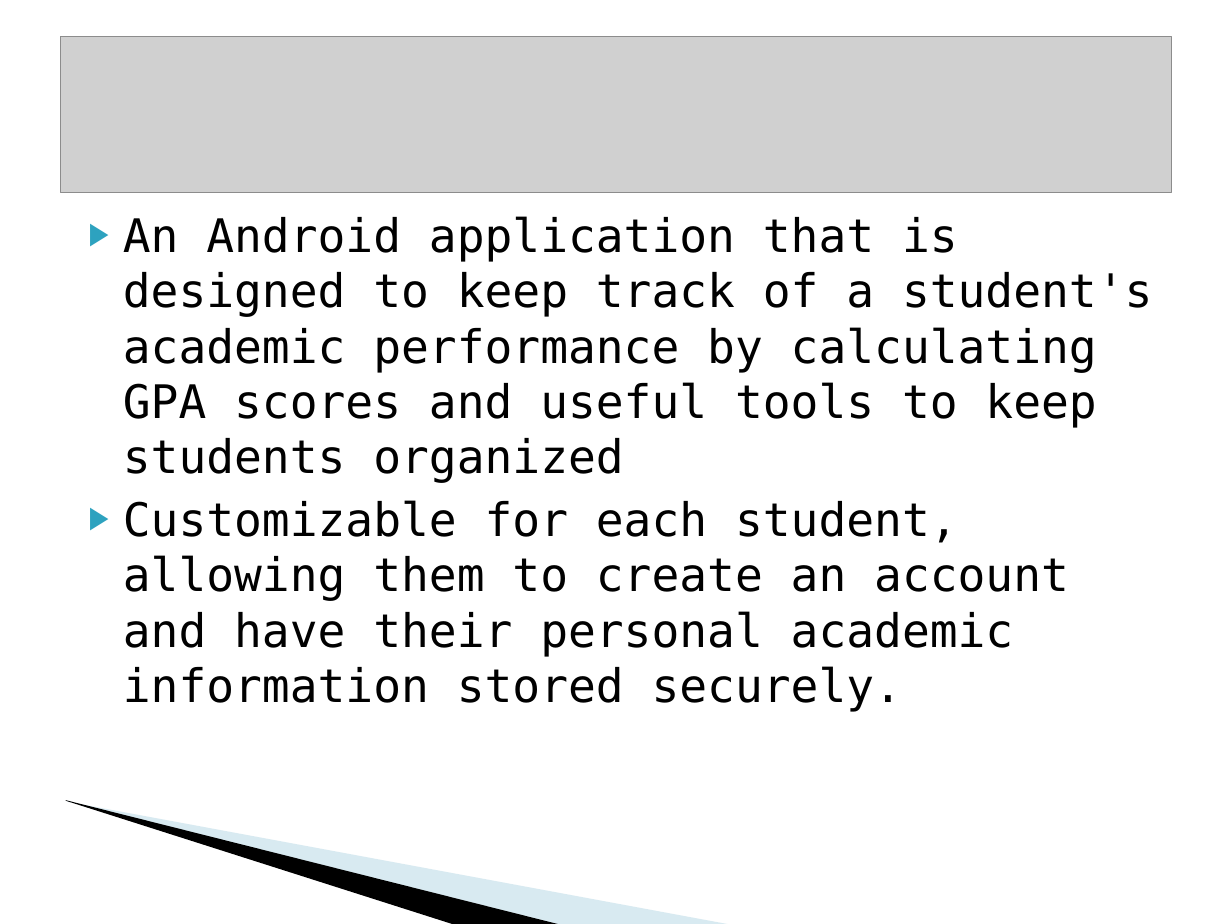
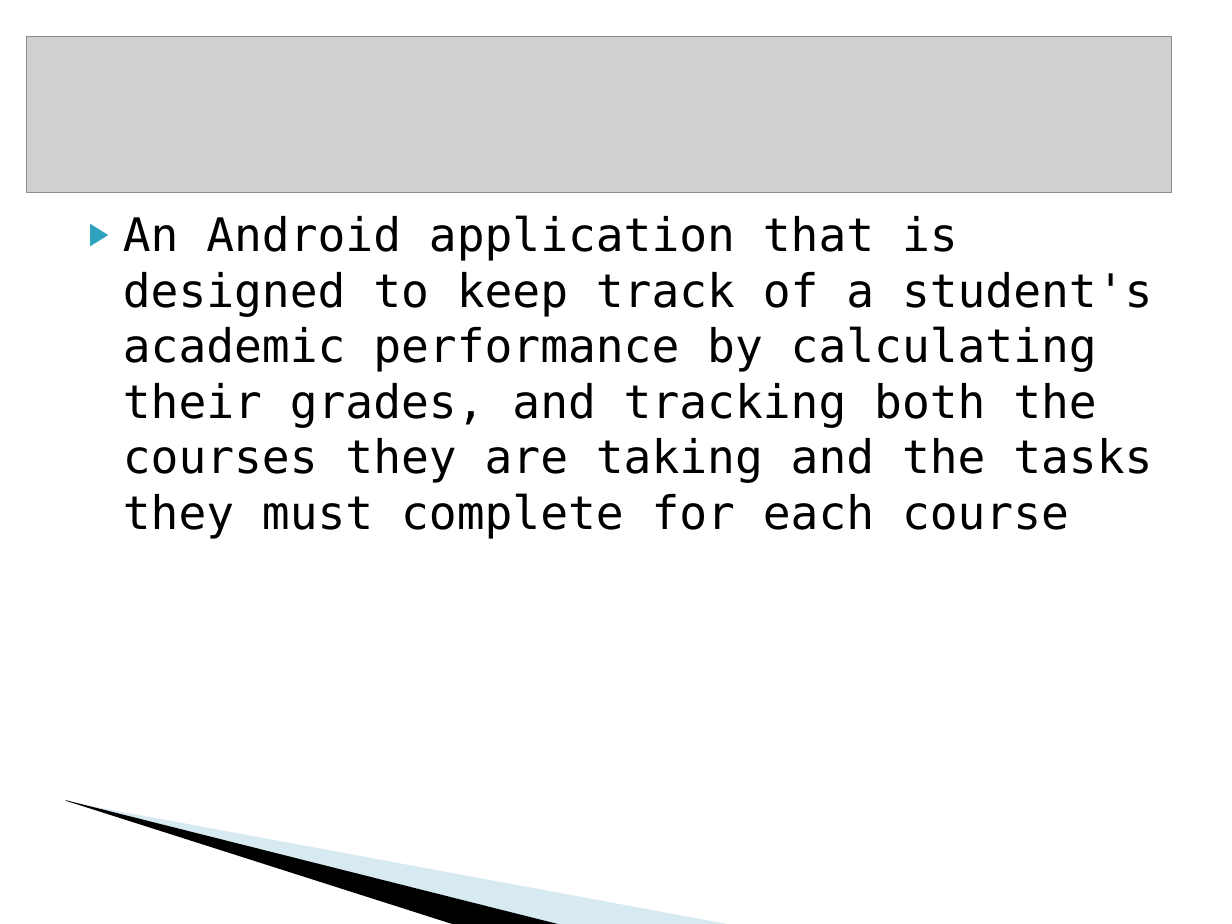
Before and after one commit to COMP3350Group8/Course-Manager, a slide deck: slide 3 of Documentation/COMP3350-Presentation.ppt. Drawn at 1232x924 pixels with LibreOffice and Linux fonts; fonts in the diff are those of the drawing; grey boxes stand for pictures; background and template pictures are left out. Boxes give left, top, right and bottom in pixels: in the first picture for what was removed or moved away, otherwise in the second. Text is boxed around its words. In the diff, an @@ line names an element or a change of style, - is before the commit and + after.

```diff
--- a/Documentation/COMP3350-Presentation.ppt
+++ b/Documentation/COMP3350-Presentation.ppt
@@ picture: place and size @@
-picture at [60, 36, 1170, 192]
+picture at [26, 36, 1170, 192]
@@ text at [123, 215, 1152, 539]: text changed @@
-▶ An Android application that is designed to keep track of a student's academic performance by calculating GPA scores and useful tools to keep students organized
-▶ Customizable for each student, allowing them to create an account and have their personal academic information stored securely.
+▶ An Android application that is designed to keep track of a student's academic performance by calculating their grades, and tracking both the courses they are taking and the tasks they must complete for each course
```
Also in this commit, not shown: 14 other slides changed, 4 slides added, 4 slides removed, 5 other files.
